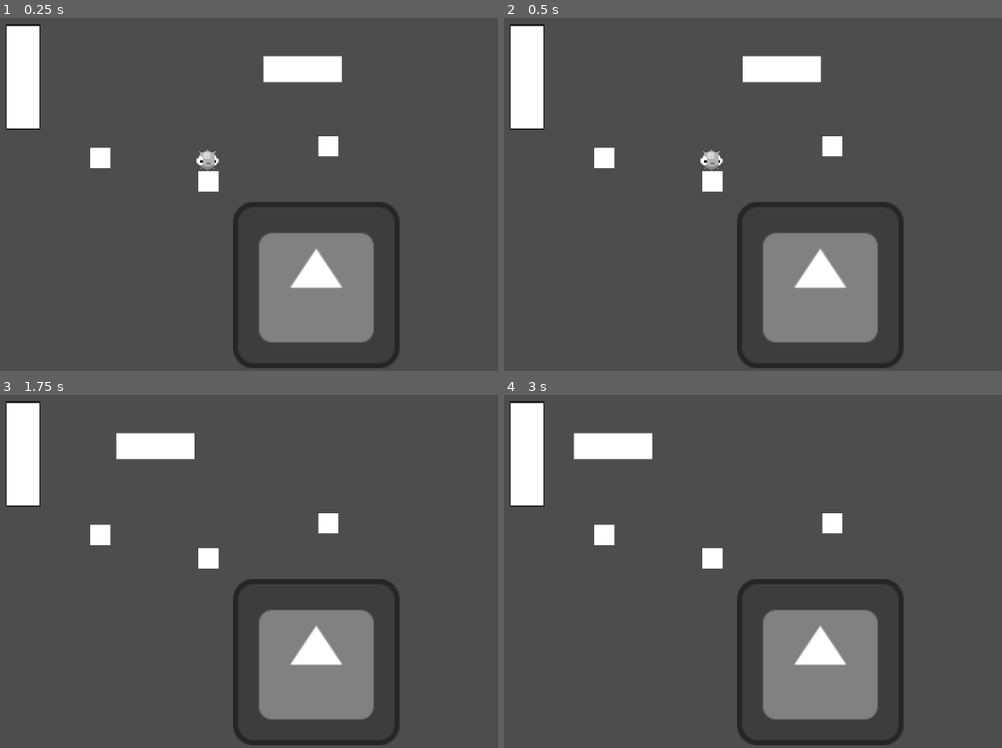
Above: before the commit, frames 1-4 (two rows, left to right).
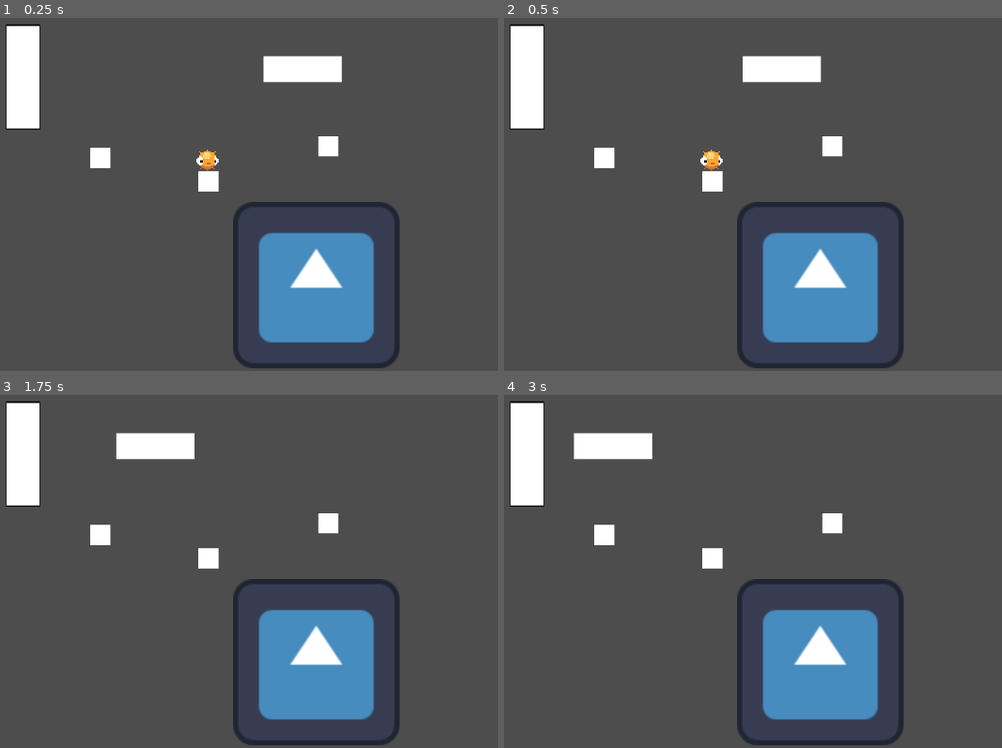
Above: after the commit, the same moments.

Repository: TheBrodsky/GTMK2024Submission
Game: Godot game, scene res://Shaders/PostProcessing/PostProcessingShaders.tscn
Two runs of this game, one before a commit and one after it. Both use one fixed random seed, a clock stepped at 60 frames per second and the inputs below. The engine's default icon, where the game draws it, is replaced by a stand-in: a white triangle on a blue panel in a dark square.
Inputs:
- Up to frame 1 (0.25 s): no input
- Up to frame 2 (0.5 s): no input
- Up to frame 3 (1.75 s): tap Enter (ui_accept) at 0.5, 0.77, 1.52 s; hold Right (ui_right) from 0.53 s (still down); tap R (global_rewind) at 0.6 s; tap Shift (slow_mo) at 1.35 s
- Up to frame 4 (3 s): release Right (ui_right) at 2.03 s; hold Left (ui_left) 2.03-2.78 s; tap R (global_rewind) at 2.1 s; hold Right (ui_right) from 2.78 s (still down); tap Shift (slow_mo) at 2.85 s

The runs differ from the first frame. In frame 1, 6.8% of the frame differs, in the area x 40-76%, y 37-93%; in frame 2, 6.8%; in frame 3, 6.6%; in frame 4, 6.6%.

Commit message:
Added toggle parameter

Diff:
--- a/Shaders/PostProcessing/Grayscale.gdshader
+++ b/Shaders/PostProcessing/Grayscale.gdshader
@@ -1,11 +1,16 @@
 shader_type canvas_item;
 
-//uniform bool isOn = false;
-//uniform float brightness: hint_range(0.0, 1.0, 0.1) = 0.5;
+uniform bool isOn = false;
 uniform sampler2D SCREEN_TEXTURE: hint_screen_texture, filter_linear_mipmap;
 
 void fragment() {
 	vec4 color = texture(SCREEN_TEXTURE, SCREEN_UV);
 	vec3 grayScale = vec3(0.2126, 0.7152, 0.0722);
-	COLOR = vec4( vec3(dot(color.rgb , grayScale)), color.a);
+
+	if(isOn) {
+		COLOR = vec4( vec3(dot(color.rgb , grayScale)), color.a);
+	}
+	else {
+		COLOR = color;
+	}
 }
--- a/Shaders/PostProcessing/PostProcessingShaders.tscn
+++ b/Shaders/PostProcessing/PostProcessingShaders.tscn
@@ -15,6 +15,7 @@
 
 [sub_resource type="ShaderMaterial" id="ShaderMaterial_p6thm"]
 shader = ExtResource("5_kfw1e")
+shader_parameter/isOn = false
 
 [node name="Game" type="Node2D"]
 
